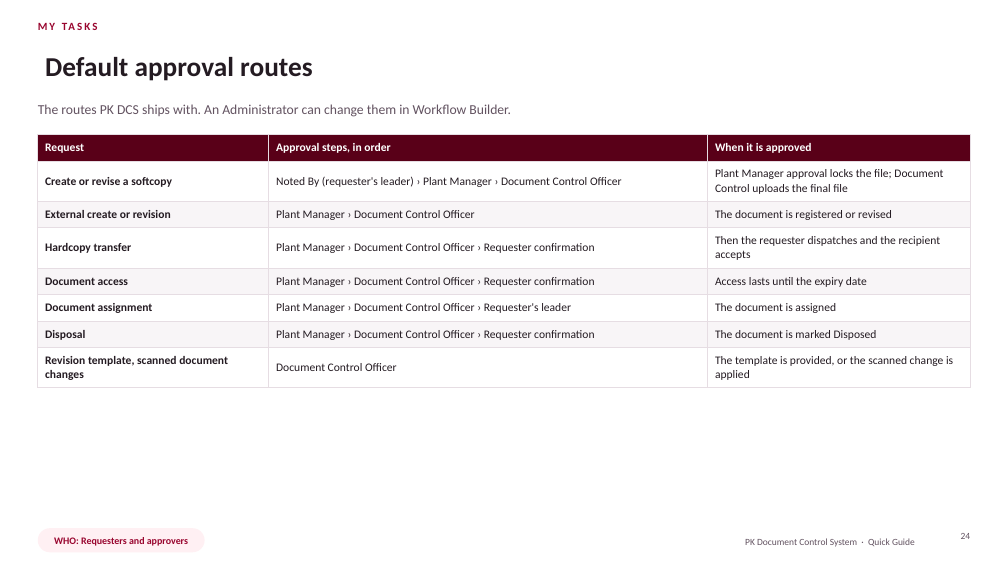
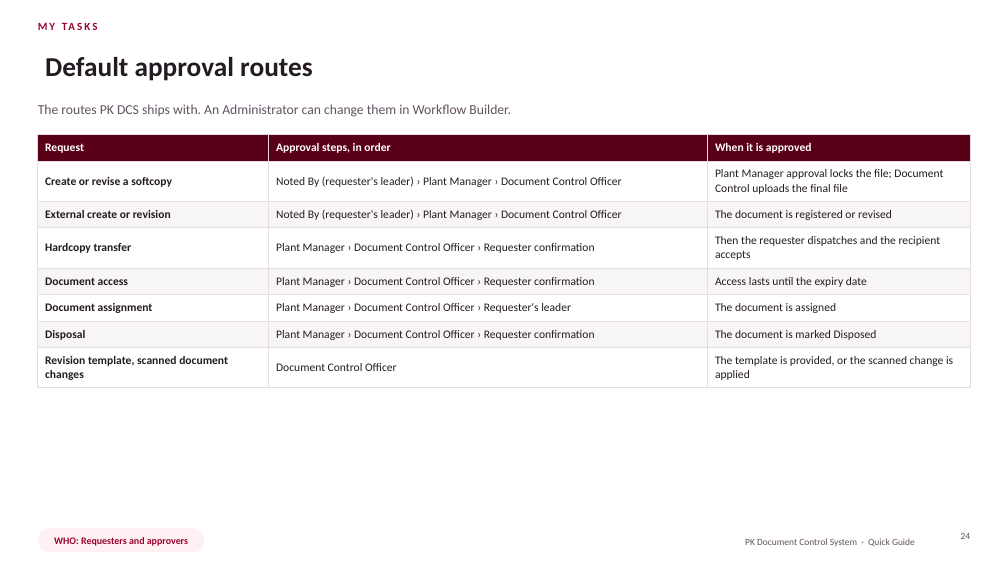
Before and after one commit to curib123/pk_document_tracking_system, a slide deck: slide 24 of docs/PK_DCS_Quick_Guide.pptx. Drawn at 1008x567 pixels with LibreOffice and Linux fonts; fonts in the diff are those of the drawing. Boxes give left, top, right and bottom in pixels: in the first picture for what was removed or moved away, otherwise in the second. Text is boxed around its words. In the diff, an @@ line names an element or a change of style, - is before the commit and + after.

```diff
--- a/docs/PK_DCS_Quick_Guide.pptx
+++ b/docs/PK_DCS_Quick_Guide.pptx
@@ table at box(38, 135, 971, 388) @@
-row 3, column 2: Plant Manager › Document Control Officer
+row 3, column 2: Noted By (requester's leader) › Plant Manager › Document Control Officer
```
Also in this commit, not shown: 2 other slides changed, 4 other files.
